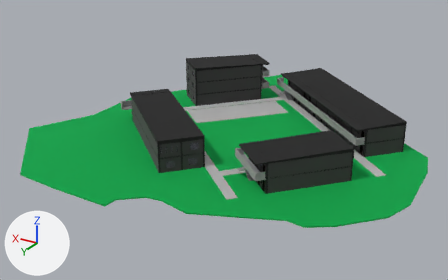
One commit to the glTF model pabellon.glb: the scene before it, then after it.
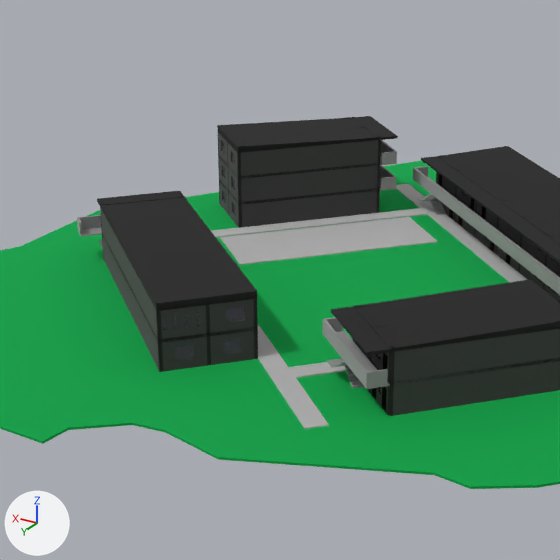
There are two pictures of each version: one whole from a camera (50 mm lens) standing at (-19.3, 132.6, 46.5) and looking at (37.9, 37.1, -1.3), one close up on the part from 19% to 77% of the width and 0% to 93% of the height. Arrows for +X, +Y and +Z are at lower left; the lights stay in place. The older version's two pictures come first. Where no turn or scale is listed for an object, it has been applied to the vertices. Vertices at exactly the same position are counted once.

The scene before the commit, as lines of its bpy script (objects in view):
```python
ob_balcon_inicial___nivel_2 = bpy.data.objects.new('Balcon Inicial - Nivel 2', me_balcon_inicial___nivel_2)
ob_balcon_inicial___nivel_2.location = (0.0, 0.0, 0.0)
ob_balcon_secundaria___nivel_2 = bpy.data.objects.new('Balcon Secundaria - Nivel 2', me_balcon_secundaria___nivel_2)
ob_balcon_secundaria___nivel_2.location = (0.0, 0.0, 0.0)
ob_escalera_inicial___nivel_1 = bpy.data.objects.new('Escalera Inicial - Nivel 1', me_escalera_inicial___nivel_1)
ob_escalera_inicial___nivel_1.location = (0.0, 0.0, 0.0)
ob_escalera_inicial___nivel_2 = bpy.data.objects.new('Escalera Inicial - Nivel 2', me_escalera_inicial___nivel_2)
ob_escalera_inicial___nivel_2.location = (0.0, 0.0, 0.0)
ob_escalera_secundaria___nivel_1 = bpy.data.objects.new('Escalera Secundaria - Nivel 1', me_escalera_secundaria___nivel_1)
ob_escalera_secundaria___nivel_1.location = (0.0, 0.0, 0.0)
ob_muros_secundaria___nivel_1 = bpy.data.objects.new('Muros Secundaria - Nivel 1', me_muros_secundaria___nivel_1)
ob_muros_secundaria___nivel_1.location = (0.0, 0.0, 0.0)
ob_muros_secundaria___nivel_2 = bpy.data.objects.new('Muros Secundaria - Nivel 2', me_muros_secundaria___nivel_2)
ob_muros_secundaria___nivel_2.location = (0.0, 0.0, 0.0)
ob_techo_especial_z1_primaria___nivel_2 = bpy.data.objects.new('Techo Especial Z1 Primaria - Nivel 2', me_techo_especial_z1_primaria___nivel_2)
ob_techo_especial_z1_primaria___nivel_2.location = (0.0, 0.0, 0.0)
ob_techo_especial_z1_secundaria___nivel_2 = bpy.data.objects.new('Techo Especial Z1 Secundaria - Nivel 2', me_techo_especial_z1_secundaria___nivel_2)
ob_techo_especial_z1_secundaria___nivel_2.location = (0.0, 0.0, 0.0)
# also in view: 'Pasadizo Primaria' at (24.5, 23.2, 0.1); 'Balcon Primaria - Nivel 2' at (25.3, 22.5, 3.3); 'Muros Admin - Nivel 2' at (17.5, 46.8, 4.0); 'Techo Especial Z1 Inicial - Nivel 3' at (48.2, 18.4, 8.4); 'Pasadizo Secundaria' at (41.8, 42.7, 0.1)
```
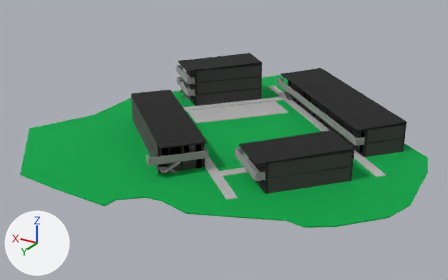
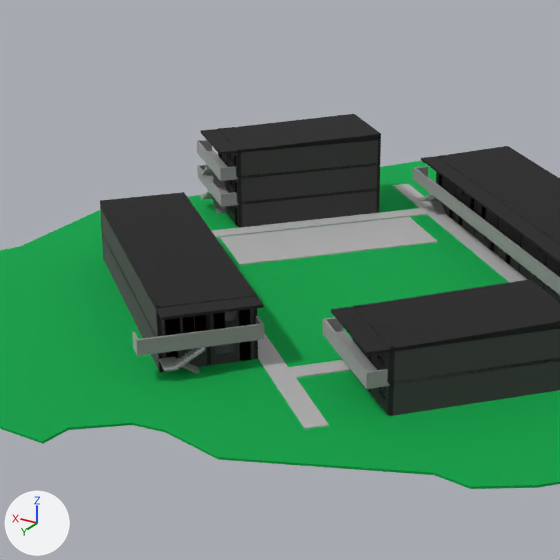
The change, as a list of edits to the scene's bpy script:
```text
Change me_muros_secundaria___nivel_1:
    where me_muros_secundaria___nivel_1.from_pydata(...)  # 96 vertices, 176 faces; spans x 33.2..57.0, y 35.2..57.6, z 0.0..2.7
    me_muros_secundaria___nivel_1 part 1: 1 vertex moved from x 34.0, y 52.6, z 2.2 to x 34.1, y 52.8, z 2.1; 15 vertices removed from x 33.8..37.5, y 52.6..56.8, z 1.0..2.2; 23 vertices added at x 33.4..38.0, y 52.1..57.3, z 0.0..2.2
Change me_escalera_secundaria___nivel_1:
    remove me_escalera_secundaria___nivel_1.from_pydata(...)  # 77 vertices, 150 faces; spans x 55.08..58.76, y 37.21..41.0, z -0.15..2.7
    add me_escalera_secundaria___nivel_1.from_pydata(...)  # 77 vertices, 150 faces; spans x 34.58..38.26, y 55.35..59.13, z -0.15..2.7
    me_escalera_secundaria___nivel_1 part 2: 77 vertices added at x 34.58..38.26, y 55.35..59.13, z -0.15..2.7
    other edits to the shape of me_escalera_secundaria___nivel_1 do not show in these pictures
Change me_techo_especial_z1_secundaria___nivel_2:
    remove me_techo_especial_z1_secundaria___nivel_2.from_pydata(...)  # 10 vertices, 16 faces; spans x 33.0..58.6, y 33.8..57.8, z 5.4..6.0
    add me_techo_especial_z1_secundaria___nivel_2.from_pydata(...)  # 10 vertices, 16 faces; spans x 31.6..57.2, y 35.0..59.0, z 5.4..6.0
    me_techo_especial_z1_secundaria___nivel_2 part 3: the whole mesh is rebuilt
Change me_muros_secundaria___nivel_2:
    where me_muros_secundaria___nivel_2.from_pydata(...)  # 208 vertices, 432 faces; spans x 33.2..57.0, y 35.2..57.6, z 2.7..5.4
    me_muros_secundaria___nivel_2 part 4: 7 vertices moved from x 33.8..56.8, y 35.5..54.8, z 2.7..4.9 to x 34.1..56.8, y 35.8..54.8, z 2.7..4.9; 102 vertices removed from x 33.6..56.8, y 35.5..57.3, z 2.7..4.9; 102 vertices added at x 33.4..56.6, y 35.8..57.3, z 2.7..4.9
Change me_balcon_secundaria___nivel_2:
    remove me_balcon_secundaria___nivel_2.from_pydata(...)  # 20 vertices, 36 faces; spans x 51.92..59.9, y 33.81..42.49, z 2.7..4.0
    add me_balcon_secundaria___nivel_2.from_pydata(...)  # 20 vertices, 36 faces; spans x 31.61..39.59, y 51.78..60.46, z 2.7..4.0
    me_balcon_secundaria___nivel_2 part 5: 20 vertices removed from x 51.92..59.9, y 33.81..42.49, z 2.7..4.0
    me_balcon_secundaria___nivel_2 part 6: 20 vertices added at x 31.61..39.59, y 51.78..60.46, z 2.7..4.0
Change me_escalera_inicial___nivel_1:
    remove me_escalera_inicial___nivel_1.from_pydata(...)  # 77 vertices, 150 faces; spans x 43.08..46.86, y 9.29..12.98, z -0.15..2.7
    add me_escalera_inicial___nivel_1.from_pydata(...)  # 77 vertices, 150 faces; spans x 54.38..58.16, y 22.06..25.75, z -0.15..2.7
    me_escalera_inicial___nivel_1 part 7: the whole mesh is moved by (11.3, 12.77, 0.0)
Change me_balcon_inicial___nivel_2:
    remove me_balcon_inicial___nivel_2.from_pydata(...)  # 20 vertices, 36 faces; spans x 39.68..48.36, y 8.16..16.13, z 2.7..4.0
    add me_balcon_inicial___nivel_2.from_pydata(...)  # 20 vertices, 36 faces; spans x 50.81..59.49, y 20.74..28.71, z 2.7..4.0
    me_balcon_inicial___nivel_2 part 8: 20 vertices removed from x 39.68..48.36, y 8.16..16.13, z 2.7..4.0
    me_balcon_inicial___nivel_2 part 9: 20 vertices added at x 50.81..59.49, y 20.74..28.71, z 2.7..4.0
Change me_escalera_inicial___nivel_2:
    remove me_escalera_inicial___nivel_2.from_pydata(...)  # 77 vertices, 150 faces; spans x 43.08..46.86, y 9.29..12.98, z 2.55..5.4
    add me_escalera_inicial___nivel_2.from_pydata(...)  # 77 vertices, 150 faces; spans x 54.38..58.16, y 22.06..25.75, z 2.55..5.4
    me_escalera_inicial___nivel_2 part 10: the whole mesh is moved by (11.3, 12.77, 0.0)
Change me_techo_especial_z1_inicial___nivel_3:
    remove me_techo_especial_z1_inicial___nivel_3.from_pydata(...)  # 10 vertices, 16 faces; spans x 39.7..56.8, y 9.5..27.4, z 8.1..8.7
    add me_techo_especial_z1_inicial___nivel_3.from_pydata(...)  # 10 vertices, 16 faces; spans x 40.9..58.0, y 10.8..28.7, z 8.1..8.8
    me_techo_especial_z1_inicial___nivel_3 part 11: the whole mesh is turned 180 degrees about the z axis through its middle, then moved by (1.2, 1.3, 0.0)
Change me_balcon_inicial___nivel_3:
    remove me_balcon_inicial___nivel_3.from_pydata(...)  # 20 vertices, 36 faces; spans x 39.68..48.36, y 8.16..16.13, z 5.4..6.7
    add me_balcon_inicial___nivel_3.from_pydata(...)  # 20 vertices, 36 faces; spans x 50.81..59.49, y 20.74..28.71, z 5.4..6.7
    me_balcon_inicial___nivel_3 part 12: 20 vertices removed from x 39.68..48.36, y 8.16..16.13, z 5.4..6.7
    me_balcon_inicial___nivel_3 part 13: 20 vertices added at x 50.81..59.49, y 20.74..28.71, z 5.4..6.7
Change me_escalera_admin___nivel_1:
    remove me_escalera_admin___nivel_1.from_pydata(...)  # 77 vertices, 150 faces; spans x 23.08..26.87, y 49.75..53.43, z -0.15..2.7
    add me_escalera_admin___nivel_1.from_pydata(...)  # 77 vertices, 150 faces; spans x 21.73..25.51, y 48.21..51.89, z -0.15..2.7
    me_escalera_admin___nivel_1 part 14: 74 vertices removed from x 23.08..26.87, y 50.6..53.43, z -0.15..2.7; 74 vertices added at x 21.73..24.76, y 48.21..51.89, z -0.15..2.7
```

Location of each change, (x1, y1, x2, y2) in pixels of the close-ups (560 x 560 px; the box of a moved part takes in the faces that stretch with it):
'Techo Especial Z1 Secundaria - Nivel 2', reshaped (7% taller)
    before: (97, 191, 257, 310)
    after: (100, 192, 264, 320)
'Techo Especial Z1 Inicial - Nivel 3', moved, turned
    before: (217, 116, 398, 153)
    after: (201, 114, 381, 155)
'Balcon Secundaria - Nivel 2', reshaped
    before: (77, 215, 102, 237)
    after: (132, 316, 264, 356)
'Balcon Inicial - Nivel 3', reshaped
    before: (380, 140, 397, 165)
    after: (197, 140, 238, 181)
'Balcon Inicial - Nivel 2', reshaped
    before: (380, 165, 396, 191)
    after: (197, 165, 239, 207)
'Escalera Secundaria - Nivel 1', reshaped (mostly hidden before)
    before: (99, 240, 103, 249)
    after: (159, 347, 205, 373)
'Escalera Admin - Nivel 1', reshaped (not visible afterwards)
    before: (327, 359, 364, 388)
'Escalera Inicial - Nivel 2', moved (not visible before)
    after: (199, 166, 227, 190)
'Escalera Inicial - Nivel 1', moved (not visible before)
    after: (200, 191, 226, 214)
part 1 of me_muros_secundaria___nivel_1, moved or reshaped
    before: (162, 331, 254, 372)
    after: (162, 341, 254, 372)
part 2 of me_escalera_secundaria___nivel_1, added
    after: (159, 347, 205, 373)
part 4 of me_muros_secundaria___nivel_2, moved or reshaped
    before: (161, 299, 254, 342)
    after: (162, 309, 254, 336)
part 5 of me_balcon_secundaria___nivel_2, deleted
    before: (77, 215, 102, 237)
part 6 of me_balcon_secundaria___nivel_2, added
    after: (132, 316, 264, 356)
part 8 of me_balcon_inicial___nivel_2, deleted
    before: (380, 165, 396, 191)
part 9 of me_balcon_inicial___nivel_2, added
    after: (197, 165, 239, 207)
part 12 of me_balcon_inicial___nivel_3, deleted
    before: (380, 140, 397, 165)
part 13 of me_balcon_inicial___nivel_3, added
    after: (197, 140, 238, 181)
